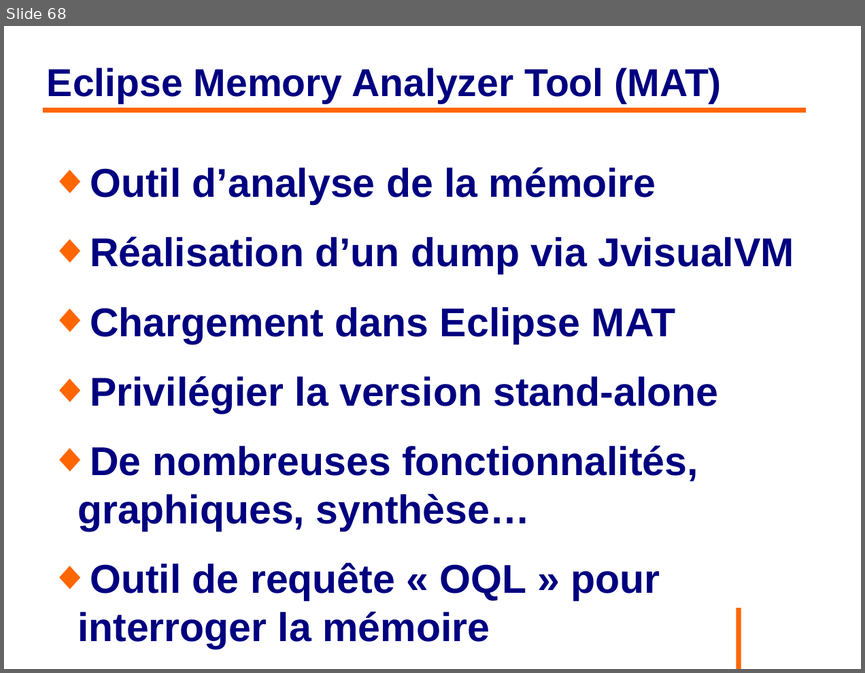
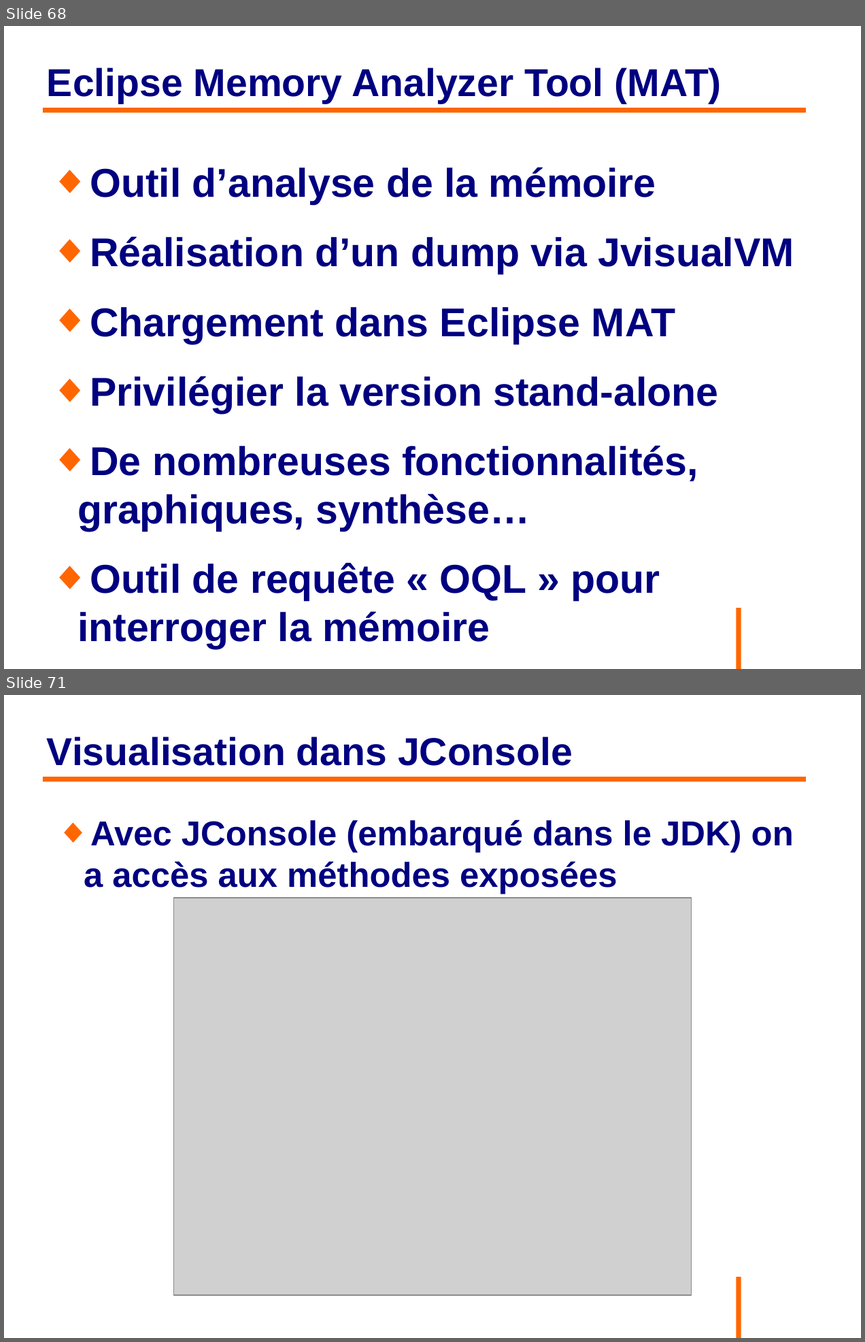
Before and after one commit to philphils/formation-hibernate-avancee, a slide deck: Documentation/diapo_formation_hibernate_avancee.odp. Shown one above the other, each under a label of ours: slide 68 before the commit, slides 68 and 71 after it; the slides between them are not shown. The pictures are 865x673 and 865x1342 pixels, drawn with LibreOffice and Linux fonts; fonts in the diff are those of the drawing; grey boxes stand for pictures; background and template pictures are left out. Boxes give left, top, right and bottom in pixels: in the first picture for what was removed or moved away, otherwise in the second. Text is boxed around its words. In the diff, an @@ line names an element or a change of style, - is before the commit and + after.

Commit message:
Ajout diapo Hibernate-JConsole

```diff
--- a/Documentation/diapo_formation_hibernate_avancee.odp
+++ b/Documentation/diapo_formation_hibernate_avancee.odp
@@ slide 71 added at (4, 695, 861, 1338), background #FFFFFF; not listed: 1 template element that a slide beside it also shows @@
@@ title added at (47, 736, 572, 766), 36 pt, text #000080, bold @@
+Visualisation dans JConsole
@@ line added from (43, 779) to (806, 779), #FF6600 4.54 pt @@
@@ text added at (84, 819, 793, 894), 32 pt, text #000080, bold @@
+◆ Avec JConsole (embarqué dans le JDK) on a accès aux méthodes exposées
@@ picture added at (174, 898, 691, 1295) @@
```
Also in this commit, not shown: 8 other slides added.
